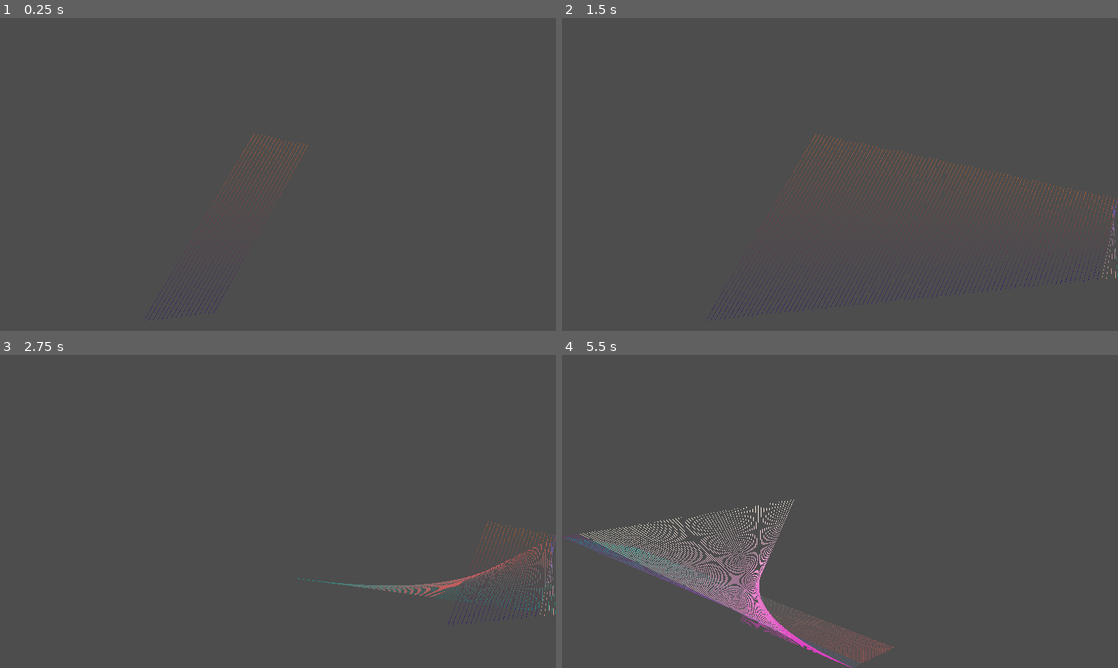
Above: before the commit, frames 1-4 (two rows, left to right).
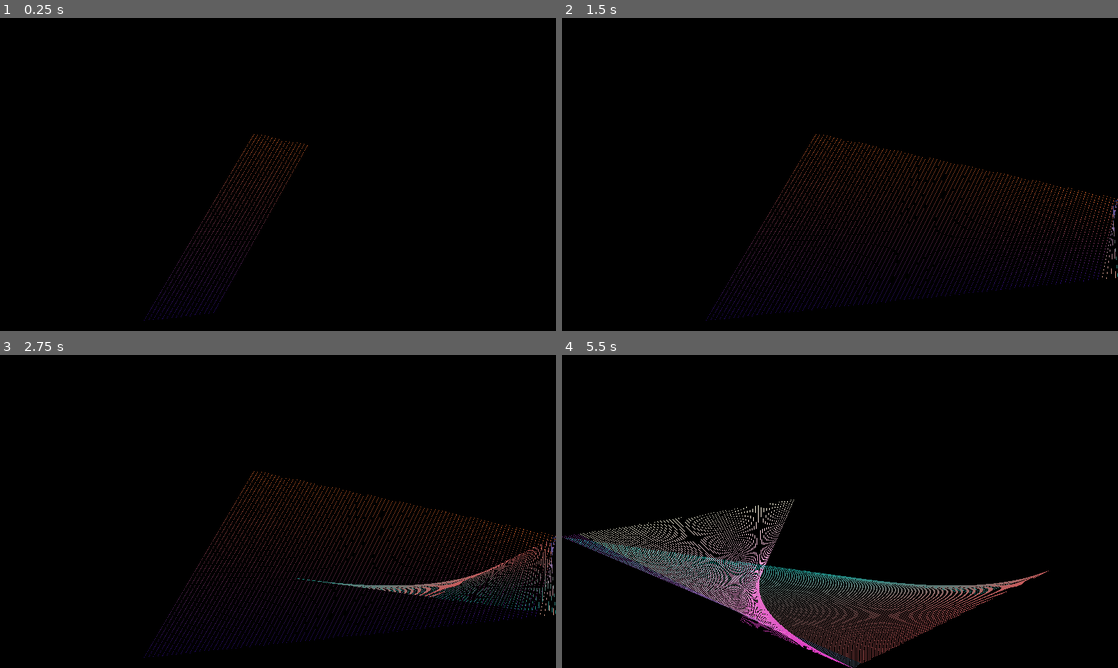
Above: after the commit, the same moments.

Repository: kasworld/gd4line2d
Game: Godot game, scene res://main.tscn
The game is run twice, just before and just after one commit, with the same random seed, the same clock (stepped at 60 frames per second) and the same inputs.
Inputs:
- Up to frame 1 (0.25 s): no input
- Up to frame 2 (1.5 s): tap Enter at 0.5 s
- Up to frame 3 (2.75 s): no input
- Up to frame 4 (5.5 s): no input

The runs differ from the first frame. In frame 1, 99% of the frame differs, in the area x 0-100%, y 0-100%; in frame 2, 98%; in frame 3, 99%; in frame 4, 97%.

Commit message:
arrange params

Diff:
--- a/main.gd
+++ b/main.gd
@@ -10,13 +10,13 @@
 
 func make_mv_ln():
 	var mvln = line_scene.instantiate()
-	mvln.init(100,2)
+	mvln.init(200,2)
 	add_child(mvln)
 	mv_ln_list.append(mvln)
 
-func _process(delta: float) -> void:
+func _process(_delta: float) -> void:
 	for o in mv_ln_list:
-		o.move(delta)
+		o.move(1.0/60.0)
 
 # esc to exit
 func _unhandled_input(event: InputEvent) -> void:
--- a/project.godot
+++ b/project.godot
@@ -13,6 +13,7 @@
 config/name="gd4line2d"
 run/main_scene="res://main.tscn"
 config/features=PackedStringArray("4.1", "Forward Plus")
+boot_splash/fullsize=false
 config/icon="res://icon.svg"
 
 [display]
@@ -20,3 +21,9 @@
 window/size/viewport_width=1920
 window/size/viewport_height=1080
 window/stretch/mode="canvas_items"
+window/stretch/aspect="ignore"
+
+[rendering]
+
+textures/vram_compression/import_etc2_astc=true
+environment/defaults/default_clear_color=Color(0, 0, 0, 1)
Not shown, added: export_presets.cfg
